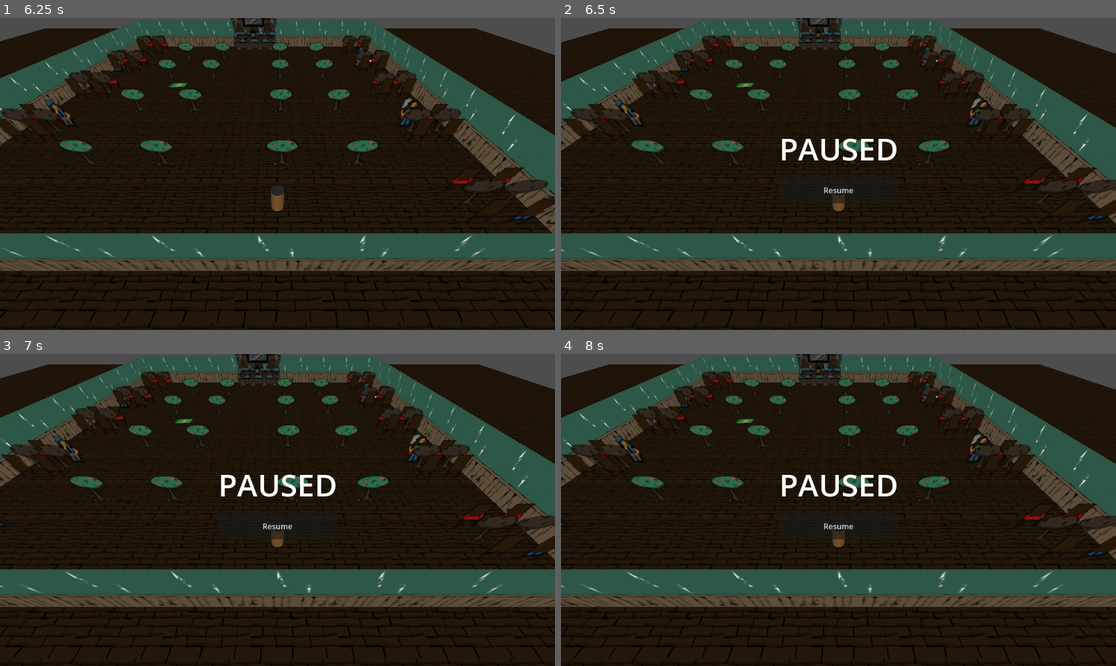
Above: before the commit, frames 1-4 (two rows, left to right).
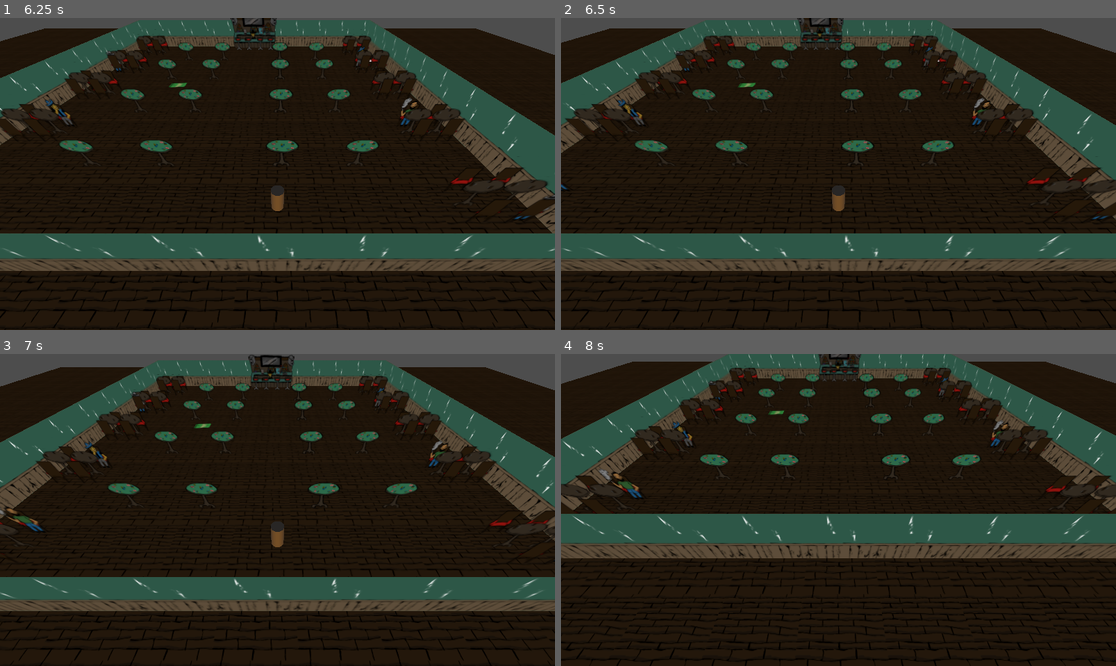
Above: after the commit, the same moments.

Repository: EricThunderSnake/DoNotOpen
Game: Godot game, scene res://Menus/main_menu.tscn
Same seed, same stepped clock (60 frames per second), same inputs: the game is played once before the commit and once after it.
Inputs (mouse positions are in pixels of both pictures, inside the frame that each line leads up to):
- Up to frame 1 (6.25 s): click "Start" at 0.5 s; click "Next" at 1.25 s; click "Next" at 2 s; tap Enter (ui_accept) at 2.75, 3.02, 3.77, 5.27, 6.02 s; move the mouse to (399, 158) at 2.77 s; hold D (MoveRight) 2.78-3.53 s; tap E (Interact) every 0.75 s from 2.85 to 5.85 s; move the mouse to (166, 189) at 3.52 s; hold S (MoveBackward) 3.53-4.28 s; move the mouse to (333, 105) at 4.27 s; hold D (MoveRight) 4.28-5.03 s; move the mouse to (249, 236) at 5.02 s; hold W (MoveForward) 5.03-5.78 s; move the mouse to (444, 220) at 5.77 s; hold A (MoveLeft) from 5.78 s (still down)
- Up to frame 2 (6.5 s): keep holding A (MoveLeft); tap Escape (Pause, bound only before the commit) at 6.4 s
- Up to frame 3 (7 s): keep holding A (MoveLeft); move the mouse to (111, 463) at 6.52 s; tap E (Interact) at 6.6 s; tap Enter (ui_accept) at 6.77 s
- Up to frame 4 (8 s): move the mouse to (866, 510) at 7.27 s; release A (MoveLeft) at 7.28 s; hold S (MoveBackward) from 7.28 s (still down); tap E (Interact) at 7.35 s

Frame 1 is identical in both runs. In frame 2, 6.9% of the frame differs, in the area x 0-100%, y 0-100%; in frame 3, 23%; in frame 4, 44%.

Commit message:
Test fixes 2

Diff:
--- a/project.godot
+++ b/project.godot
@@ -46,11 +46,6 @@
 "events": [Object(InputEventKey,"resource_local_to_scene":false,"resource_name":"","device":-1,"window_id":0,"alt_press …(192 unchanged characters)…
 ]
 }
-Pause={
-"deadzone": 0.5,
-"events": [Object(InputEventKey,"resource_local_to_scene":false,"resource_name":"","device":-1,"window_id":0,"alt_pressed":false,"shift_pressed":false,"ctrl_pressed":false,"meta_pressed":false,"pressed":false,"keycode":0,"physical_keycode":4194305,"key_label":0,"unicode":0,"location":0,"echo":false,"script":null)
-]
-}
 
 [rendering]
 
--- a/test_environ.tscn
+++ /dev/null
@@ -1,61 +0,0 @@
-[gd_scene load_steps=11 format=3 uid="uid://rm0qehho4b7s"]
-
-[ext_resource type="Script" path="res://Player.gd" id="1_sxwdx"]
-
-[sub_resource type="ProceduralSkyMaterial" id="ProceduralSkyMaterial_ida35"]
-energy_multiplier = 0.8
-
-[sub_resource type="Sky" id="Sky_jken0"]
-sky_material = SubResource("ProceduralSkyMaterial_ida35")
-
-[sub_resource type="Environment" id="Environment_pmaes"]
-background_mode = 2
-background_color = Color(0.0115899, 0.00853991, 0.0274126, 1)
-sky = SubResource("Sky_jken0")
-
-[sub_resource type="CameraAttributesPractical" id="CameraAttributesPractical_inbyj"]
-
-[sub_resource type="PhysicsMaterial" id="PhysicsMaterial_k13xs"]
-
-[sub_resource type="WorldBoundaryShape3D" id="WorldBoundaryShape3D_r1mq3"]
-
-[sub_resource type="PlaneMesh" id="PlaneMesh_fmrs1"]
-
-[sub_resource type="CylinderShape3D" id="CylinderShape3D_ge677"]
-
-[sub_resource type="CylinderMesh" id="CylinderMesh_r2r5j"]
-
-[node name="WorldEnvironment" type="WorldEnvironment"]
-environment = SubResource("Environment_pmaes")
-camera_attributes = SubResource("CameraAttributesPractical_inbyj")
-
-[node name="SkyLight" type="DirectionalLight3D" parent="."]
-transform = Transform3D(1, 0, 0, 0, 0.999885, 0.0151663, 0, -0.0151663, 0.999885, 0, 0, 0)
-light_color = Color(0.741605, 0.475084, 0.0247729, 1)
-light_indirect_energy = 0.0
-light_volumetric_fog_energy = 16.0
-
-[node name="Ground" type="StaticBody3D" parent="."]
-physics_material_override = SubResource("PhysicsMaterial_k13xs")
-
-[node name="CollisionShape3D" type="CollisionShape3D" parent="Ground"]
-shape = SubResource("WorldBoundaryShape3D_r1mq3")
-
-[node name="MeshInstance3D" type="MeshInstance3D" parent="Ground/CollisionShape3D"]
-transform = Transform3D(512, 0, 0, 0, 512, 0, 0, 0, 512, 0, 0, 0)
-mesh = SubResource("PlaneMesh_fmrs1")
-
-[node name="Node3D" type="Node3D" parent="."]
-
-[node name="Camera3D" type="Camera3D" parent="Node3D"]
-transform = Transform3D(1, 0, 0, 0, 0.69203, 0.721869, 0, -0.721869, 0.69203, 0, 13.6816, 9.5174)
-
-[node name="CharacterBody3D" type="CharacterBody3D" parent="Node3D"]
-transform = Transform3D(1, 0, 0, 0, 1, 0, 0, 0, 1, 0, 1, 0)
-script = ExtResource("1_sxwdx")
-
-[node name="CollisionShape3D" type="CollisionShape3D" parent="Node3D/CharacterBody3D"]
-shape = SubResource("CylinderShape3D_ge677")
-
-[node name="MeshInstance3D" type="MeshInstance3D" parent="Node3D/CharacterBody3D"]
-mesh = SubResource("CylinderMesh_r2r5j")
